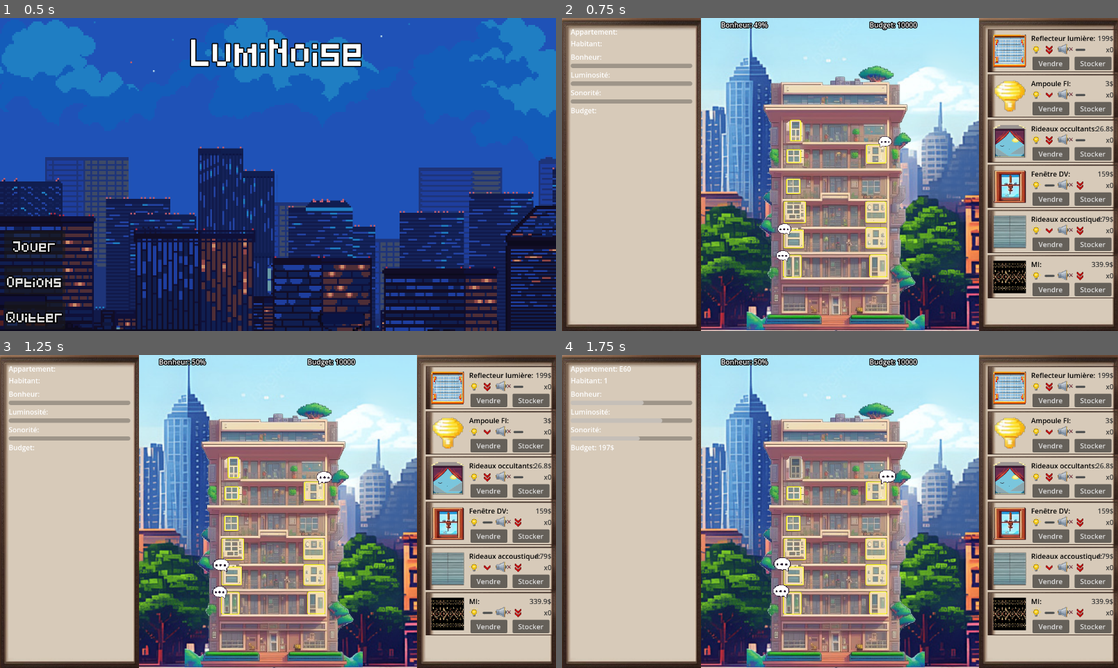
Above: before the commit, frames 1-4 (two rows, left to right).
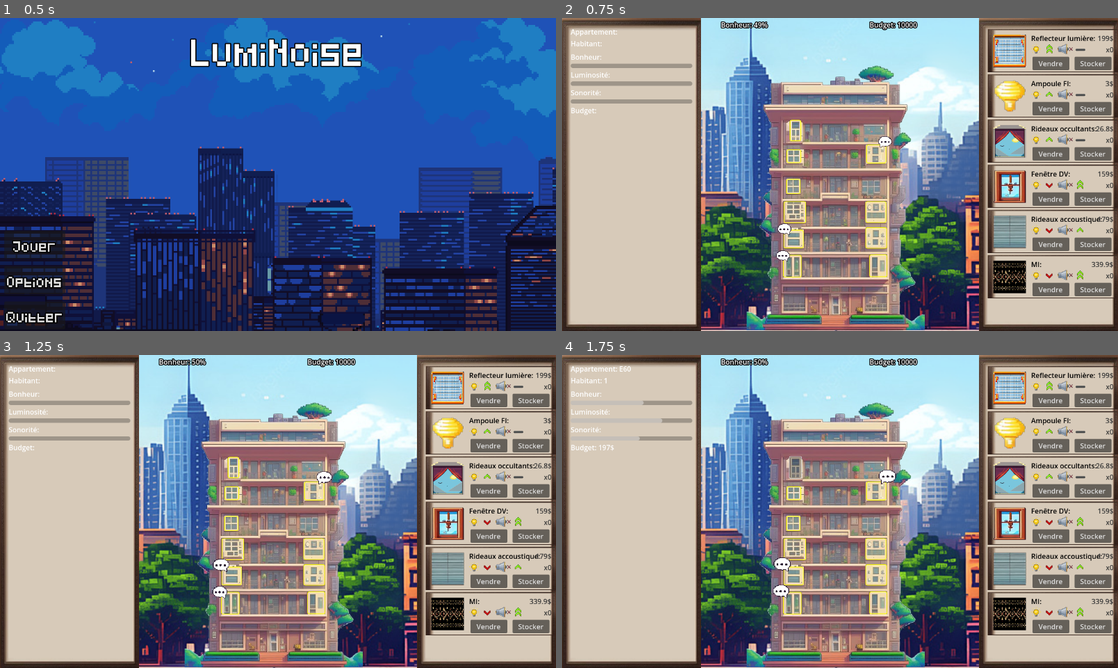
Above: after the commit, the same moments.

Repository: Ranger1986/jeuserieux
Game: Godot game, scene res://Scene/menu.tscn
Same seed, same stepped clock (60 frames per second), same inputs: the game is played once before the commit and once after it.
Inputs (mouse positions are in pixels of both pictures, inside the frame that each line leads up to):
- Up to frame 1 (0.5 s): no input
- Up to frame 2 (0.75 s): click "Jouer" at 0.5 s
- Up to frame 3 (1.25 s): no input
- Up to frame 4 (1.75 s): click (795, 467) at 1.25 s

Frame 1 is identical in both runs. In frame 2, 0.2% of the frame differs, in the area x 86-94%, y 8-84%; in frame 3, 0.2%; in frame 4, 0.2%.

Commit message:
modification du json pour avoir des valeurs entre [-25,25] de la lumiere et du son

Diff:
--- a/Scene/item.tscn
+++ b/Scene/item.tscn
@@ -89,7 +89,7 @@
 [node name="light_icon" type="TextureRect" parent="TextureRect/HBoxContainer"]
 custom_minimum_size = Vector2(25, 25)
 layout_mode = 2
-size_flags_horizontal = 0
+size_flags_horizontal = 8
 texture = ExtResource("5_4rx2a")
 expand_mode = 3
 
@@ -102,7 +102,7 @@
 [node name="sound_icon" type="TextureRect" parent="TextureRect/HBoxContainer"]
 custom_minimum_size = Vector2(25, 25)
 layout_mode = 2
-size_flags_horizontal = 0
+size_flags_horizontal = 8
 texture = ExtResource("6_7k0gl")
 expand_mode = 3
 
--- a/items.json
+++ b/items.json
@@ -3,7 +3,7 @@
 	"id": 0,
 	"nom": "Reflecteur lumière",
 	"imgPath": "res://Assets/reflector.png",
-	"lumProt": 50,
+	"lumProt": -20,
 	"noiseProt": 0,
 	"priceStock": 199,
 	"stock": 0,
@@ -13,7 +13,7 @@
 	"id": 1,
 	"nom": "Ampoule FI",
 	"imgPath": "res://Assets/ampoule.png",
-	"lumProt": 5,
+	"lumProt": -5,
 	"noiseProt": 0,
 	"priceStock": 3,
 	"stock": 0,
@@ -23,7 +23,7 @@
 	"id": 2,
 	"nom": "Rideaux occultants",
 	"imgPath": "res://Assets/occultant.png",
-	"lumProt": 50,
+	"lumProt": -12,
 	"noiseProt": 0,
 	"priceStock": 26.80,
 	"stock": 0,
@@ -33,8 +33,8 @@
 	"id": 3,
 	"nom": "Fenêtre DV",
 	"imgPath": "res://Assets/DV.png",
-	"lumProt": 0,
-	"noiseProt": 40,
+	"lumProt": 5,
+	"noiseProt": -13,
 	"priceStock": 159,
 	"stock": 0,
 	"hide": false
@@ -43,8 +43,8 @@
 	"id": 4,
 	"nom": "Rideaux accoustique",
 	"imgPath": "res://Assets/acoustic.png",
-	"lumProt": 7,
-	"noiseProt": 35,
+	"lumProt": 12,
+	"noiseProt": -12,
 	"priceStock": 179,
 	"stock": 0,
 	"hide": false
@@ -53,8 +53,8 @@
 	"id": 5,
 	"nom": "MI",
 	"imgPath": "res://Assets/mi.png",
-	"lumProt": 0,
-	"noiseProt": 75,
+	"lumProt": 5,
+	"noiseProt": -23,
 	"priceStock": 339.90,
 	"stock": 0,
 	"hide": false
